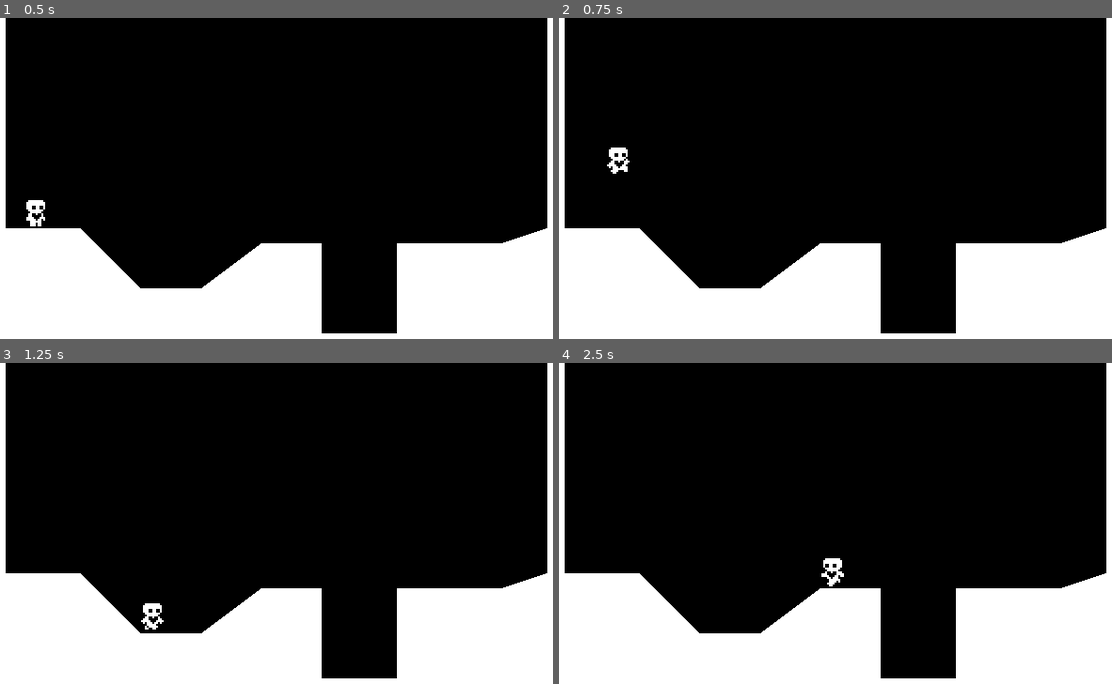
Above: before the commit, frames 1-4 (two rows, left to right).
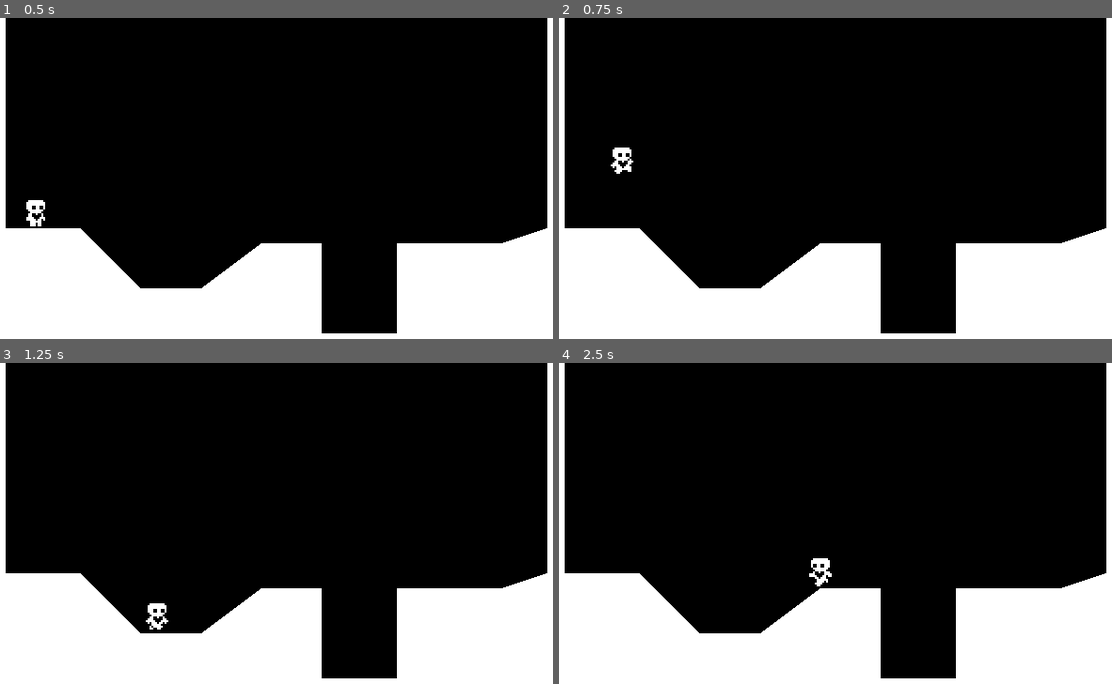
Above: after the commit, the same moments.

Repository: brunobmello25/godot-heart-platformer
Game: Godot game, scene res://scenes/world/world.tscn
Same seed, same stepped clock (60 frames per second), same inputs: the game is played once before the commit and once after it.
Inputs:
- Up to frame 1 (0.5 s): no input
- Up to frame 2 (0.75 s): tap Enter at 0.5 s; hold Right (move_right) from 0.53 s (still down); tap Space (jump) at 0.6 s
- Up to frame 3 (1.25 s): keep holding Right (move_right); tap Space (jump) at 0.77, 1.07 s
- Up to frame 4 (2.5 s): tap Space (jump) at 1.35, 1.52, 1.82, 2.1 s; release Right (move_right) at 2.03 s; hold Left (move_left) from 2.03 s (still down)

Frame 1 is identical in both runs. In frame 2, 0.2% of the frame differs, in the area x 8-14%, y 40-49%; in frame 3, 0.2%; in frame 4, 0.3%, in the area x 45-52%, y 60-70%.

Commit message:
using resource for player movement data

Diff:
--- /dev/null
+++ b/scenes/player/default_movement_data.tres
@@ -0,0 +1,10 @@
+[gd_resource type="Resource" script_class="PlayerMovementData" load_steps=2 format=3 uid="uid://ffy7x7mqkrn2"]
+
+[ext_resource type="Script" path="res://scenes/player/player_movement_data.gd" id="1_hq1dy"]
+
+[resource]
+script = ExtResource("1_hq1dy")
+speed = 100.0
+jump_velocity = -300.0
+acceleration = 800
+friction = 1000
--- a/scenes/player/player.gd
+++ b/scenes/player/player.gd
@@ -1,9 +1,6 @@
 extends CharacterBody2D
 
-const SPEED = 100.0
-const JUMP_VELOCITY = -300.0
-const ACCELERATION = 600
-const FRICTION = 1000
+@export var movement_data: PlayerMovementData
 
 # Get the gravity from the project settings to be synced with RigidBody nodes.
 var gravity = ProjectSettings.get_setting("physics/2d/default_gravity")
@@ -42,20 +39,22 @@
 func handle_jump():
 	if is_on_floor() or coyote_timer.time_left > 0.0:
 		if Input.is_action_just_pressed("jump"):
-			velocity.y = JUMP_VELOCITY
+			velocity.y = movement_data.jump_velocity
 	if not is_on_floor():
-		if Input.is_action_just_released("jump") and velocity.y < JUMP_VELOCITY / 2:
-			velocity.y = JUMP_VELOCITY / 2
+		if Input.is_action_just_released("jump") and velocity.y < movement_data.jump_velocity / 2:
+			velocity.y = movement_data.jump_velocity / 2
 
 
 func handle_acceleration(input_axis: float, delta: float):
 	if input_axis:
-		velocity.x = move_toward(velocity.x, SPEED * input_axis, ACCELERATION * delta)
+		velocity.x = move_toward(
+			velocity.x, movement_data.speed * input_axis, movement_data.acceleration * delta
+		)
 
 
 func apply_friction(input_axis: float, delta: float):
 	if input_axis == 0:
-		velocity.x = move_toward(velocity.x, 0, FRICTION * delta)
+		velocity.x = move_toward(velocity.x, 0, movement_data.friction * delta)
 
 
 func update_animation(input_axis: float):
--- a/scenes/player/player.tscn
+++ b/scenes/player/player.tscn
@@ -1,7 +1,8 @@
-[gd_scene load_steps=13 format=3 uid="uid://dkdg8xdl40pyx"]
+[gd_scene load_steps=14 format=3 uid="uid://dkdg8xdl40pyx"]
 
 [ext_resource type="Script" path="res://scenes/player/player.gd" id="1_c1y6y"]
 [ext_resource type="Texture2D" uid="uid://xwm4w28ylfl2" path="res://assets/player.png" id="2_bwtgo"]
+[ext_resource type="Resource" uid="uid://ffy7x7mqkrn2" path="res://scenes/player/default_movement_data.tres" id="2_sjcfc"]
 
 [sub_resource type="AtlasTexture" id="AtlasTexture_bpaha"]
 atlas = ExtResource("2_bwtgo")
@@ -82,8 +83,9 @@
 
 [node name="Player" type="CharacterBody2D"]
 floor_constant_speed = true
-floor_snap_length = 2.0
+floor_snap_length = 3.0
 script = ExtResource("1_c1y6y")
+movement_data = ExtResource("2_sjcfc")
 
 [node name="AnimatedSprite2D" type="AnimatedSprite2D" parent="."]
 position = Vector2(0, -10)
--- /dev/null
+++ b/scenes/player/player_movement_data.gd
@@ -0,0 +1,7 @@
+class_name PlayerMovementData
+extends Resource
+
+@export var speed = 100.0
+@export var jump_velocity = -300.0
+@export var acceleration = 600
+@export var friction = 1000
